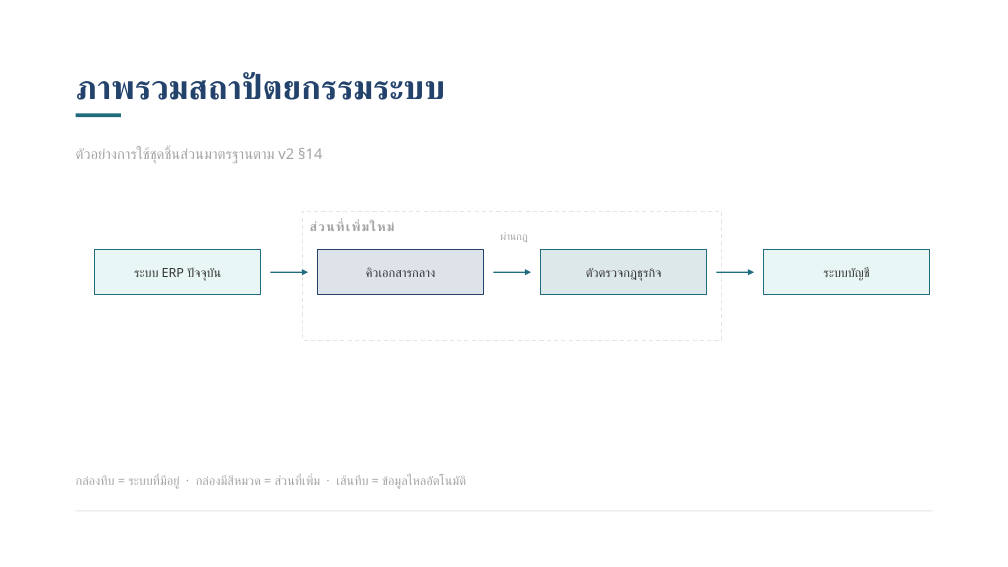
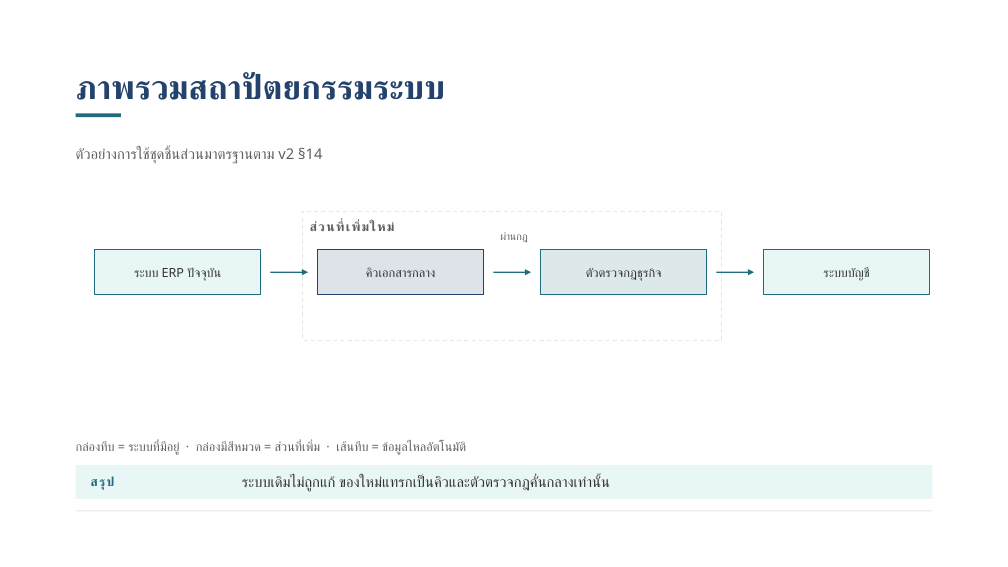
Before and after one commit to rofthanakrit-maker/nct-design-system, a slide deck: slide 13 of NCT-Slide-Template-Demo.pptx. Drawn at 1008x567 pixels with LibreOffice and Linux fonts; fonts in the diff are those of the drawing; background and template pictures are left out. Boxes give left, top, right and bottom in pixels: in the first picture for what was removed or moved away, otherwise in the second. Text is boxed around its words. In the diff, an @@ line names an element or a change of style, - is before the commit and + after.

```diff
--- a/NCT-Slide-Template-Demo.pptx
+++ b/NCT-Slide-Template-Demo.pptx
@@ text colour #A4A4A4 to #5F5F5F in 4 elements at [310, 221, 325, 231], [500, 232, 527, 243], [76, 148, 322, 164], [76, 441, 466, 455] @@
@@ text "กล่องทึบ = ระบบที่มีอยู่ · กล่องมีสีหมวด ...": place and size @@
-text "กล่องทึบ = ระบบที่มีอยู่ · กล่องมีสีหมวด ..." at [76, 476, 466, 489]
+text "กล่องทึบ = ระบบที่มีอยู่ · กล่องมีสีหมวด ..." at [76, 441, 466, 455]
@@ rectangle added at [76, 465, 932, 499], fill #E8F6F5 @@
@@ text added at [91, 477, 115, 490], 12 pt, text #216B7F, bold @@
+สรุป
@@ text added at [242, 476, 610, 492], 14 pt, text #333333 @@
+ระบบเดิมไม่ถูกแก้ ของใหม่แทรกเป็นคิวและตัวตรวจกฎคั่นกลางเท่านั้น
```
Also in this commit, not shown: 11 other slides changed, 15 other files.
